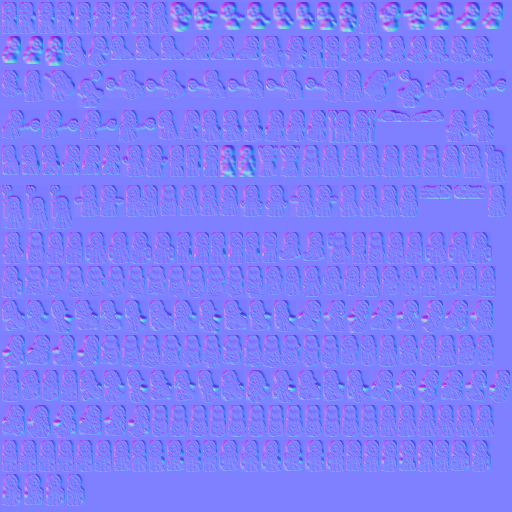
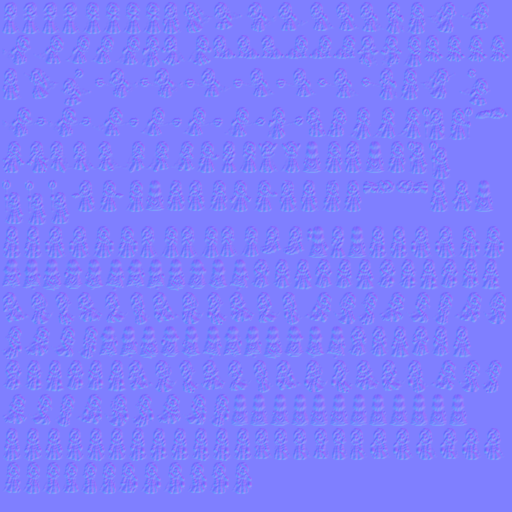
Two versions of the same layered image (512×512). Layer-by-layer changes:
removed layer "Layer 1" over [2, 2, 510, 506]
removed layer "Background" over [1, 2, 510, 506]
added layer "Pasted Layer" above "Black" over [1, 2, 510, 495]
added layer "Black" over [1, 2, 510, 506]
